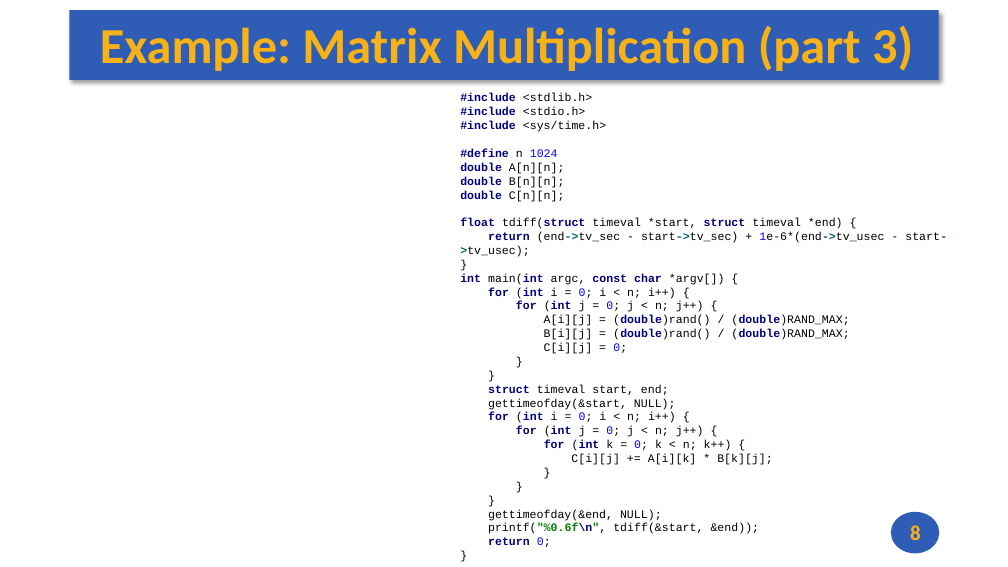
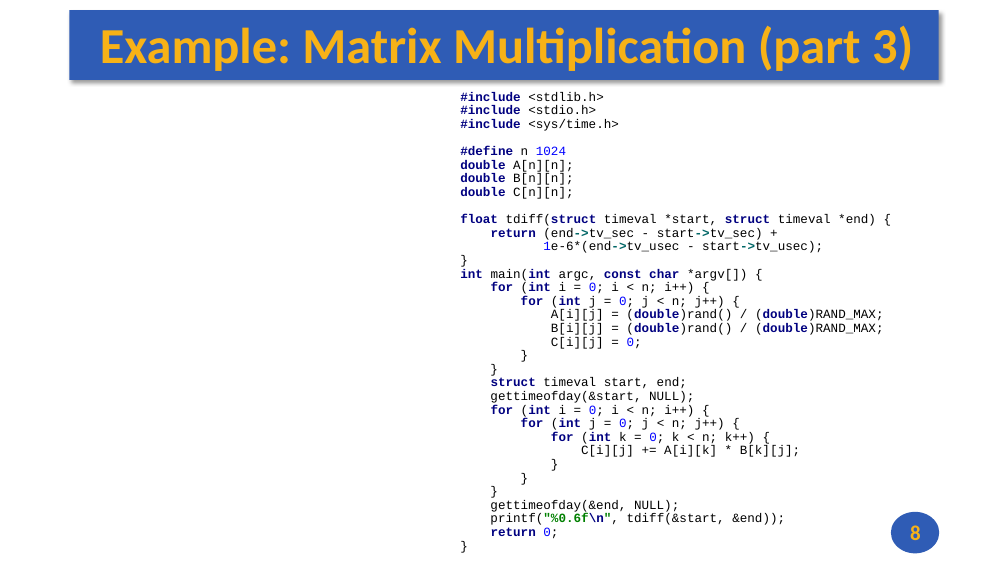
Before and after one commit to andrewt0301/hse-acos-course, a slide deck: slide 8 of docs/part1ca/01_Introduction/CA_Lecture_01.pptx. Drawn at 1008x567 pixels with LibreOffice and Linux fonts; fonts in the diff are those of the drawing; grey boxes stand for pictures. Boxes give left, top, right and bottom in pixels: in the first picture for what was removed or moved away, otherwise in the second. Text is boxed around its words. In the diff, an @@ line names an element or a change of style, - is before the commit and + after.

```diff
--- a/docs/part1ca/01_Introduction/CA_Lecture_01.pptx
+++ b/docs/part1ca/01_Introduction/CA_Lecture_01.pptx
@@ text at (460, 92, 619, 199): size 11 to 12 pt in "#include <stdlib.h> #include <stdio.h> #include <sys/time.h>", "#define n 1024 double A[n][n]; double B[n][n]; ..."; line spacing 1 to 0.9 @@
@@ text at (460, 214, 884, 538): text changed; size 11 to 12 pt @@
-float tdiff(struct timeval *start, struct timeval *end) {
-return (end->tv_sec - start->tv_sec) + 1e-6*(end->tv_usec - start->tv_usec);
-}
-int main(int argc, const char *argv[]) {
-for (int i = 0; i < n; i++) {
-for (int j = 0; j < n; j++) {
-A[i][j] = (double)rand() / (double)RAND_MAX;
-B[i][j] = (double)rand() / (double)RAND_MAX;
-C[i][j] = 0;
-}
-}
-struct timeval start, end;
-gettimeofday(&start, NULL);
-for (int i = 0; i < n; i++) {
-for (int j = 0; j < n; j++) {
-for (int k = 0; k < n; k++) {
-C[i][j] += A[i][k] * B[k][j];
-}
-}
-}
-gettimeofday(&end, NULL);
-printf("%0.6f\n", tdiff(&start, &end));
-return 0;
-}
+float tdiff(struct timeval *start, struct timeval *end) {
+return (end->tv_sec - start->tv_sec) +
+1e-6*(end->tv_usec - start->tv_usec);
+}
+int main(int argc, const char *argv[]) {
+for (int i = 0; i < n; i++) {
+for (int j = 0; j < n; j++) {
+A[i][j] = (double)rand() / (double)RAND_MAX;
+B[i][j] = (double)rand() / (double)RAND_MAX;
+C[i][j] = 0;
+}
+}
+struct timeval start, end;
+gettimeofday(&start, NULL);
+for (int i = 0; i < n; i++) {
+for (int j = 0; j < n; j++) {
+for (int k = 0; k < n; k++) {
+C[i][j] += A[i][k] * B[k][j];
+}
+}
+}
+gettimeofday(&end, NULL);
+printf("%0.6f\n", tdiff(&start, &end));
+return 0;
+}
```
Also in this commit, not shown: 6 other slides changed, 3 slides added, 1 other file.
